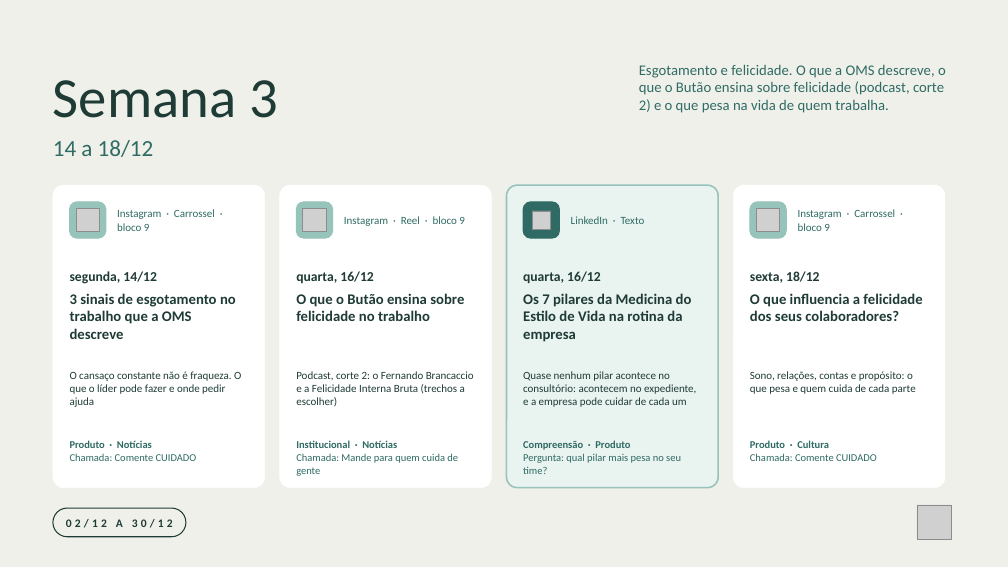
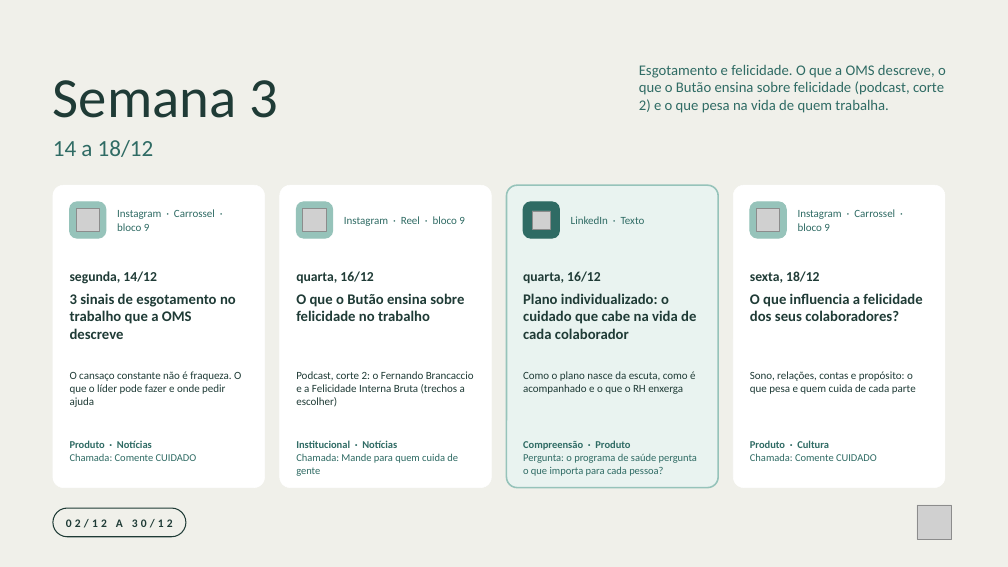
Before and after one commit to nina-rebello/comunicao-fh, a slide deck: slide 5 of marketing/calendario-dezembro/Programacao_Instagram_LinkedIn_Dezembro_2026.pptx. Drawn at 1008x567 pixels with LibreOffice and Linux fonts; fonts in the diff are those of the drawing; grey boxes stand for pictures. Boxes give left, top, right and bottom in pixels: in the first picture for what was removed or moved away, otherwise in the second. Text is boxed around its words. In the diff, an @@ line names an element or a change of style, - is before the commit and + after.

```diff
--- a/marketing/calendario-dezembro/Programacao_Instagram_LinkedIn_Dezembro_2026.pptx
+++ b/marketing/calendario-dezembro/Programacao_Instagram_LinkedIn_Dezembro_2026.pptx
@@ text at [523,293,696,339]: text changed @@
-Os 7 pilares da Medicina do Estilo de Vida na rotina da empresa
+Plano individualizado: o cuidado que cabe na vida de cada colaborador
@@ text at [523,371,695,394]: text changed @@
-Quase nenhum pilar acontece no consultório: acontecem no expediente, e a empresa pode cuidar de cada um
+Como o plano nasce da escuta, como é acompanhado e o que o RH enxerga
@@ text at [523,454,697,476]: text changed @@
-Pergunta: qual pilar mais pesa no seu time?
+Pergunta: o programa de saúde pergunta o que importa para cada pessoa?
```
Also in this commit, not shown: 1 other slide changed, 6 other files.
